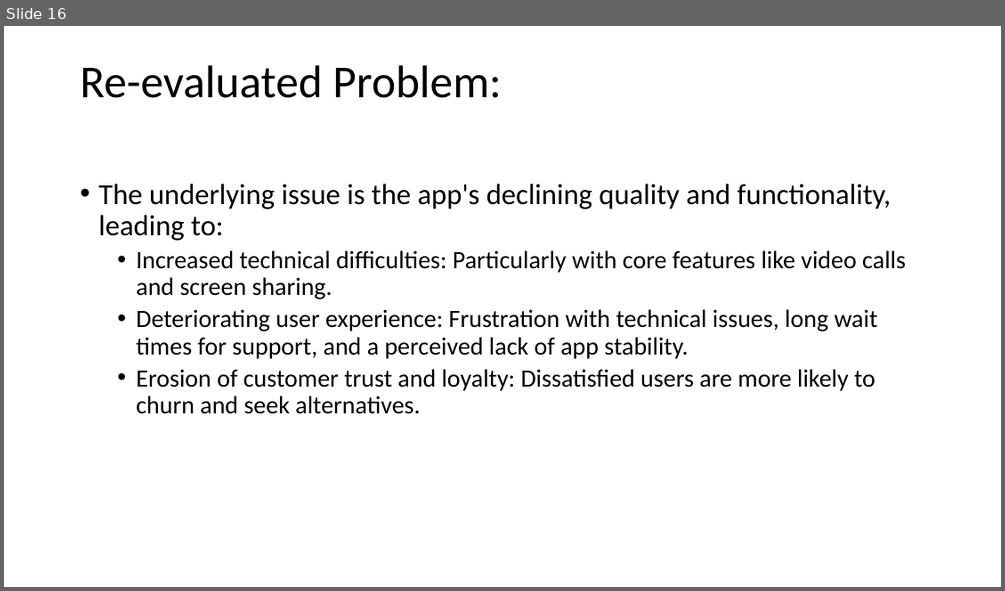
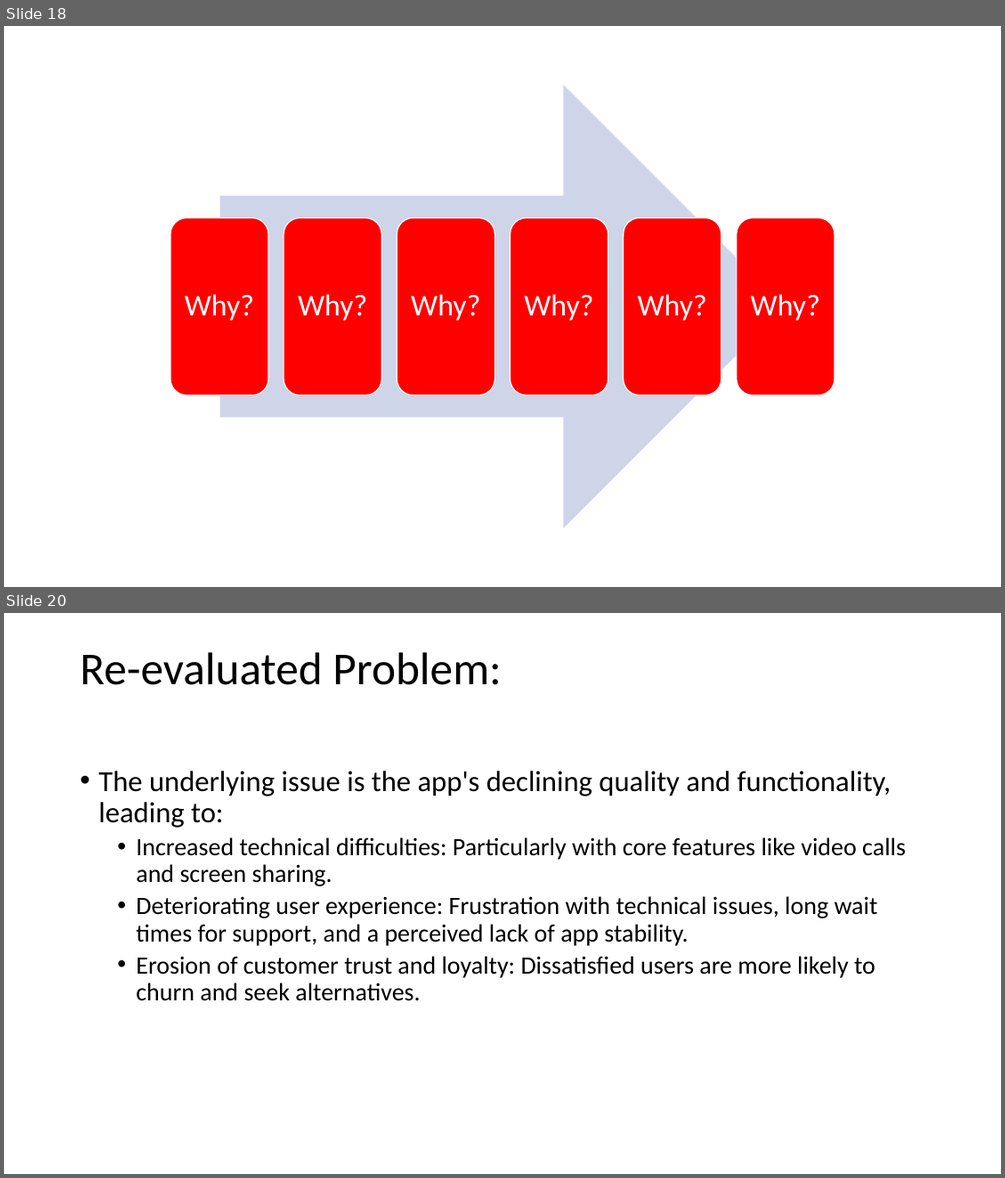
Before and after one commit to Fora1030/data-structures, a slide deck: other/Root Cause Analysis Templates (1).pptx. Shown one above the other, each under a label of ours: slide 16 before the commit, slides 18 and 20 after it; the slides between them are not shown. The pictures are 1005x591 and 1005x1178 pixels, drawn with LibreOffice and Linux fonts; fonts in the diff are those of the drawing. Boxes give left, top, right and bottom in pixels: in the first picture for what was removed or moved away, otherwise in the second. Text is boxed around its words. In the diff, an @@ line names an element or a change of style, - is before the commit and + after.

```diff
--- a/other/Root Cause Analysis Templates (1).pptx
+++ b/other/Root Cause Analysis Templates (1).pptx
@@ slide 18 added at (4,26,1001,587), background #FFFFFF @@
@@ group added at (170,85,834,529): 6 rounded rectangles, 6 texts, 1 right arrow @@
+Why?
+Why?
+Why?
+Why?
+Why?
+Why?
@@ what was slide 16 is now slide 20 @@
```
Also in this commit, not shown: 14 slides changed, 3 other slides added, 1 other file.
